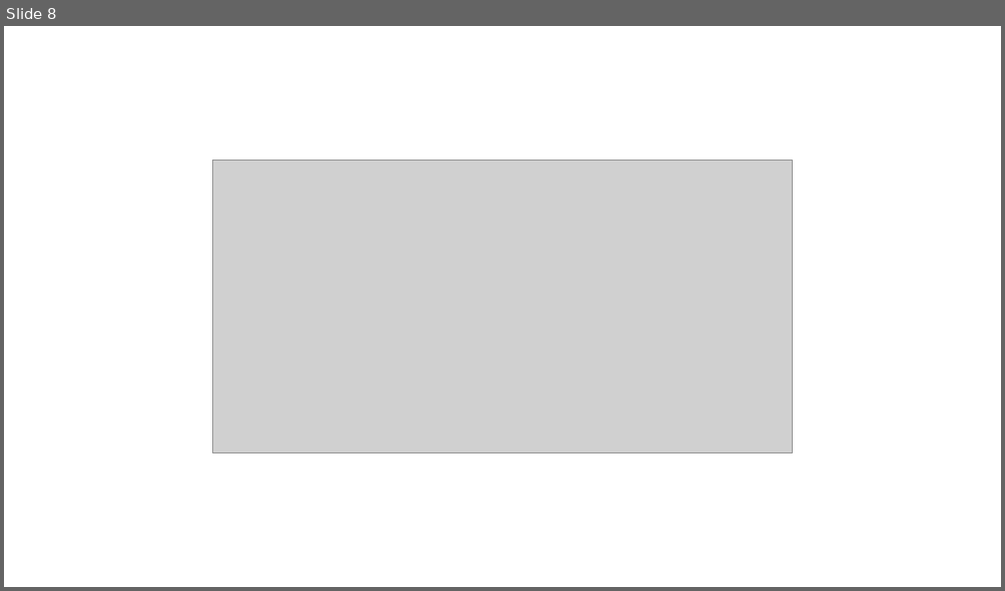
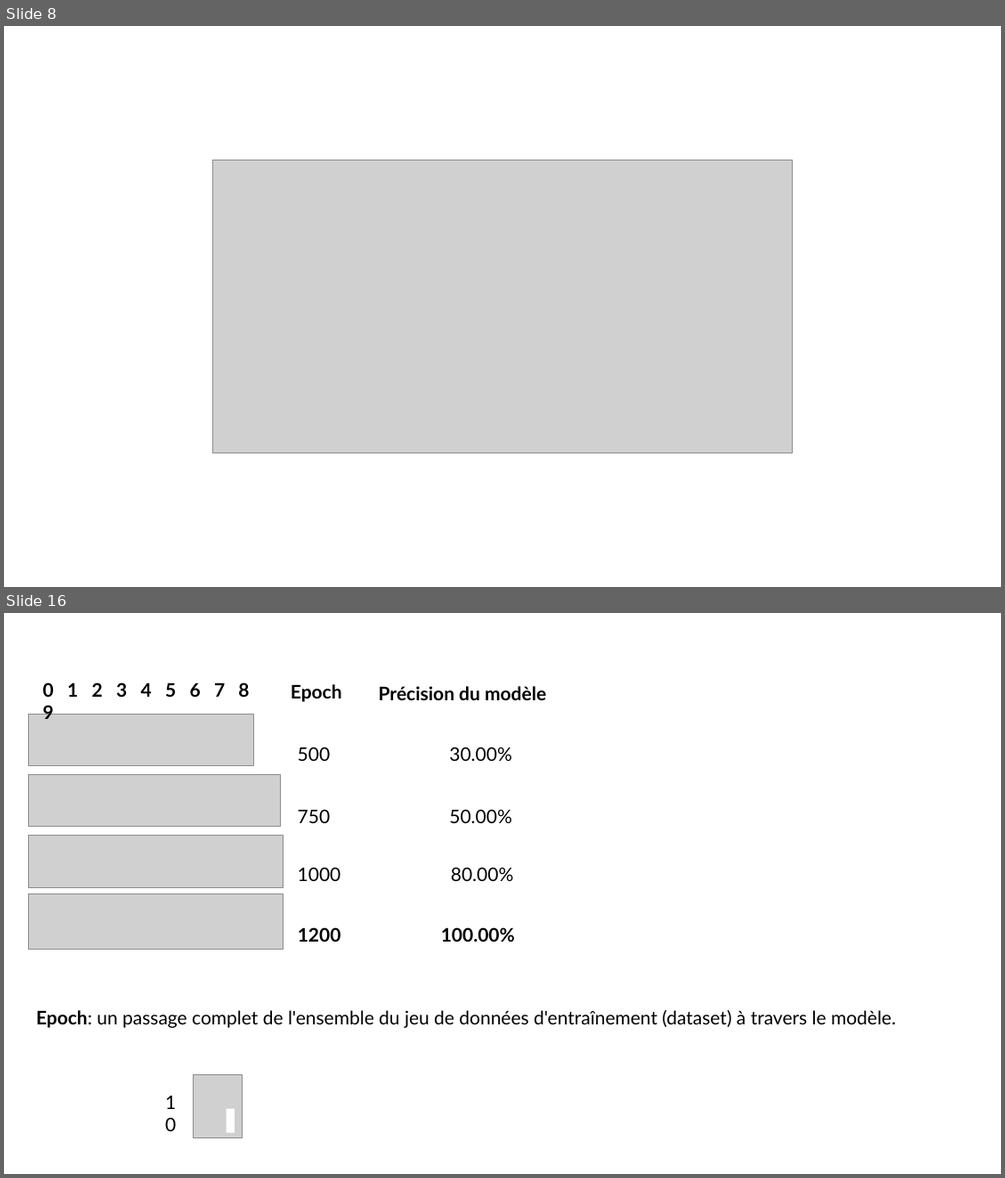
Before and after one commit to pirelaurent/IA_boite_blanche, a slide deck: outillage.pptx. Shown one above the other, each under a label of ours: slide 8 before the commit, slides 8 and 16 after it; the slides between them are not shown. The pictures are 1005x591 and 1005x1178 pixels, drawn with LibreOffice and Linux fonts; fonts in the diff are those of the drawing; grey boxes stand for pictures. Boxes give left, top, right and bottom in pixels: in the first picture for what was removed or moved away, otherwise in the second. Text is boxed around its words. In the diff, an @@ line names an element or a change of style, - is before the commit and + after.

```diff
--- a/outillage.pptx
+++ b/outillage.pptx
@@ slide 16 added at <box>4,613,1001,1174</box>, background #FFFFFF @@
@@ text added at <box>43,682,249,697</box>, 18 pt, text #000000, bold @@
+0 1 2 3 4 5 6 7 8 9
@@ group added at <box>291,684,546,942</box>: 6 texts @@
+750 50.00%
+500 30.00%
+1000 80.00%
+1200 100.00%
+Epoch
+Précision du modèle
@@ group added at <box>29,714,283,949</box>: 4 pictures @@
@@ text added at <box>36,1010,896,1028</box>, 18 pt, text #000000 @@
+Epoch: un passage complet de l'ensemble du jeu de données d'entraînement (dataset) à travers le modèle.
@@ text added at <box>158,1086,194,1116</box>, 18 pt, text #000000 @@
+10
@@ picture added at <box>194,1074,242,1138</box> @@
@@ rectangle added at <box>226,1109,235,1133</box>, fill #FFFFFF @@
```
Also in this commit, not shown: 10 other slides added, 9 other files.
